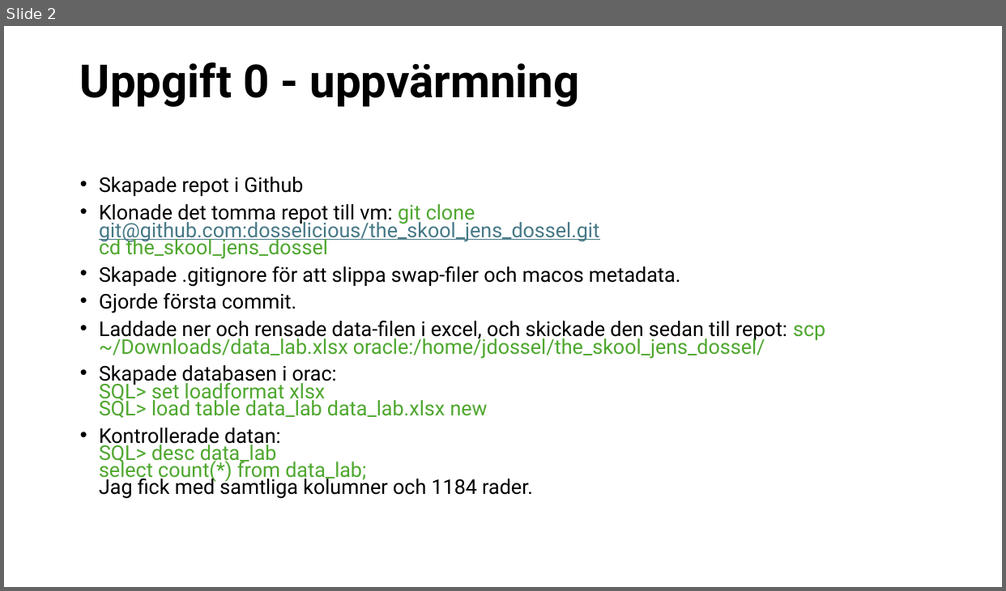
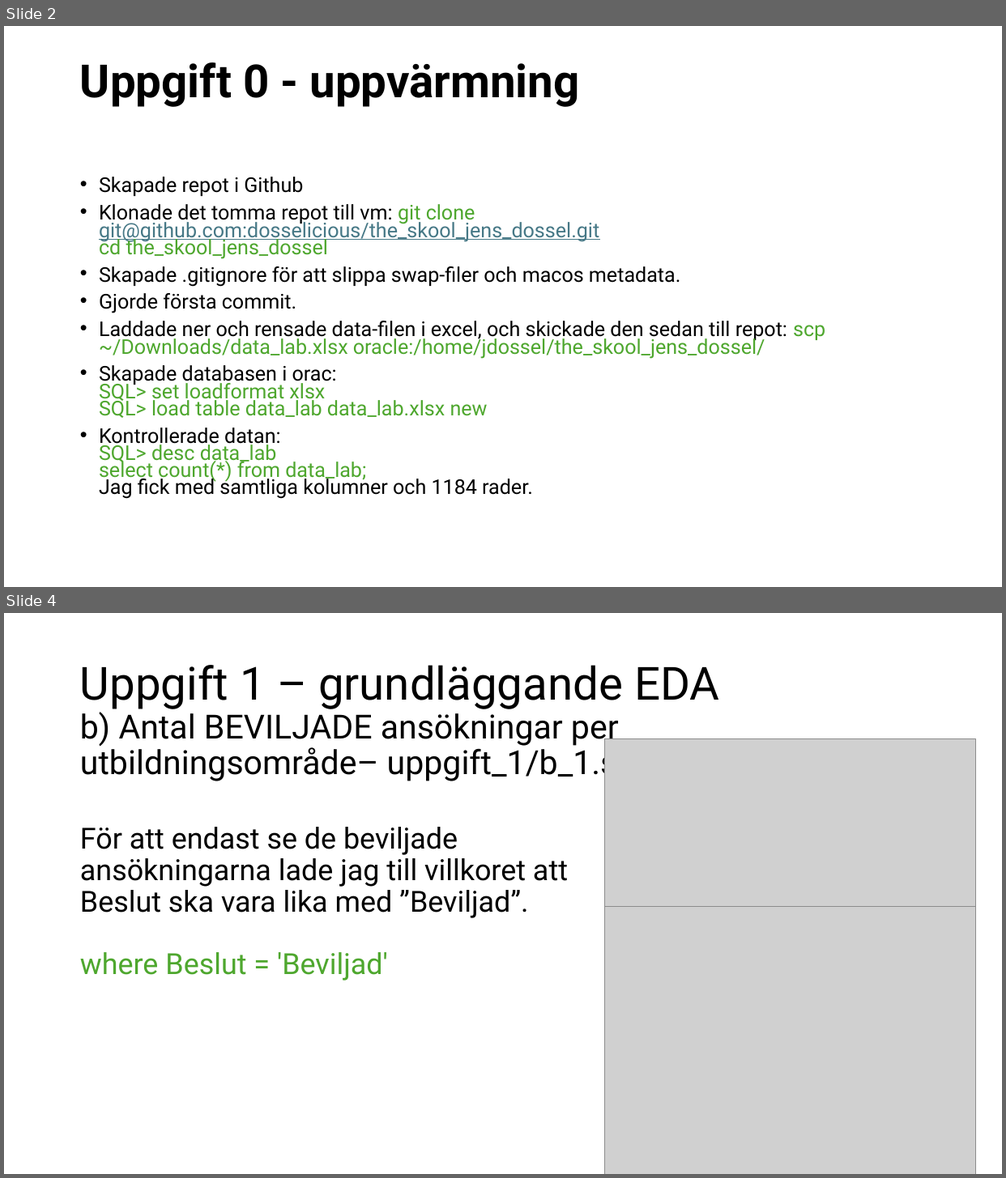
Before and after one commit to dosselicious/the_skool_jens_dossel, a slide deck: The Skool - Jens Dossel.pptx. Shown one above the other, each under a label of ours: slide 2 before the commit, slides 2 and 4 after it; the slides between them are not shown. The pictures are 1006x591 and 1006x1178 pixels, drawn with LibreOffice and Linux fonts; fonts in the diff are those of the drawing; grey boxes stand for pictures. Boxes give left, top, right and bottom in pixels: in the first picture for what was removed or moved away, otherwise in the second. Text is boxed around its words. In the diff, an @@ line names an element or a change of style, - is before the commit and + after.

```diff
--- a/The Skool - Jens Dossel.pptx
+++ b/The Skool - Jens Dossel.pptx
@@ slide 4 added at box(4, 613, 1002, 1174), background #FFFFFF @@
@@ title added at box(80, 665, 719, 783), 32 pt, text #000000 @@
+Uppgift 1 – grundläggande EDA
+b) Antal BEVILJADE ansökningar per utbildningsområde– uppgift_1/b_1.sql
@@ picture added at box(604, 739, 976, 953) @@
@@ text added at box(80, 827, 568, 981), 28 pt, text #000000 @@
+För att endast se de beviljade ansökningarna lade jag till villkoret att Beslut ska vara lika med ”Beviljad”.
+where Beslut = 'Beviljad'
@@ picture added at box(604, 907, 976, 1174) @@
```
Also in this commit, not shown: 1 slide changed.
